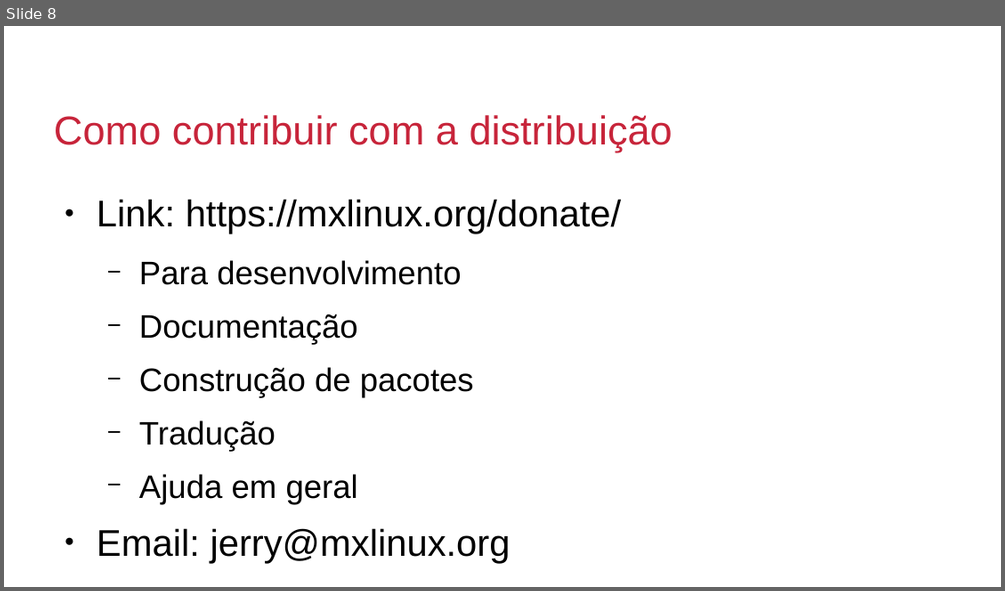
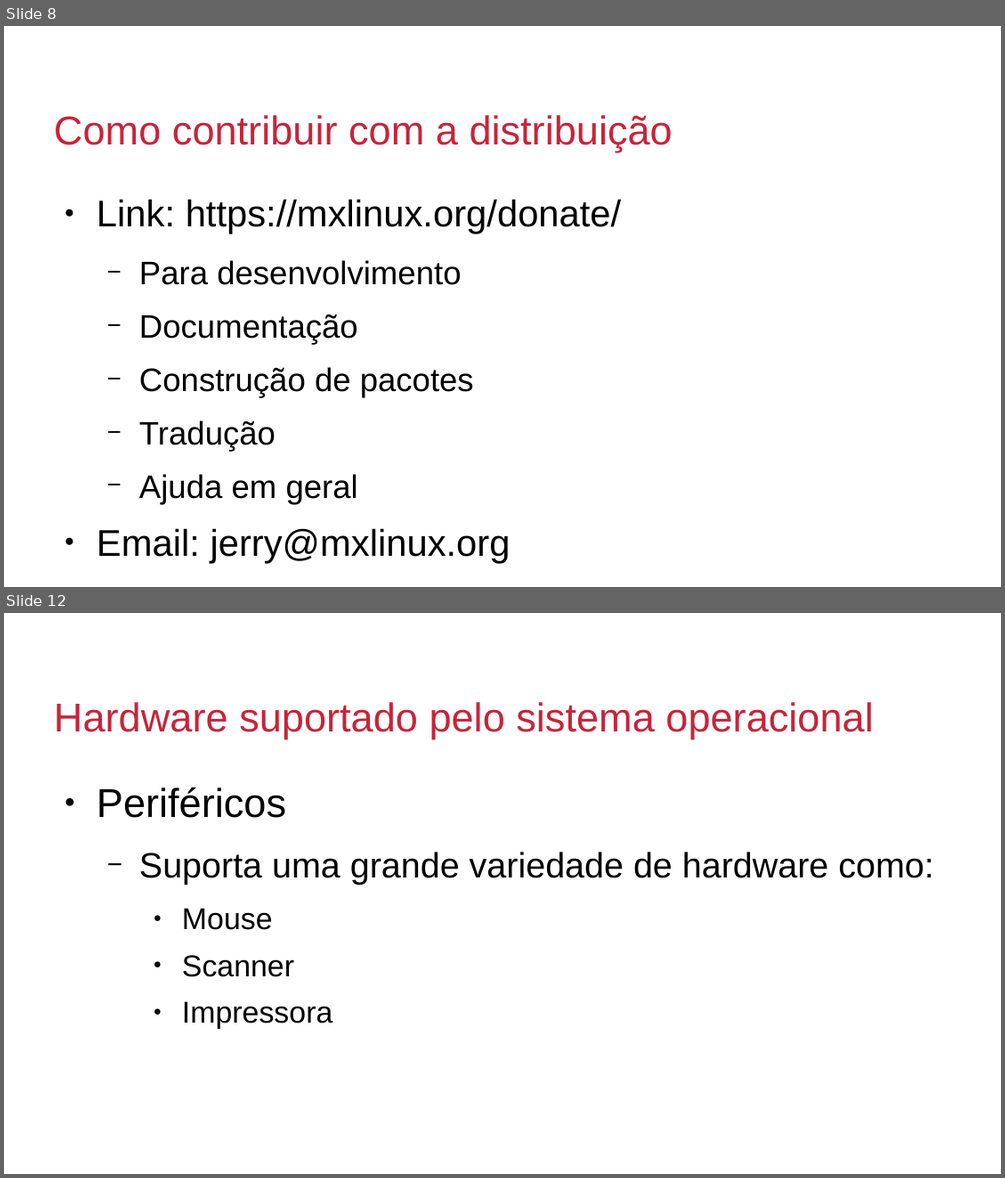
Before and after one commit to millerraycell/MillerRodrigo_Seminario_OS_rr_2019, a slide deck: apresentação.odp. Shown one above the other, each under a label of ours: slide 8 before the commit, slides 8 and 12 after it; the slides between them are not shown. The pictures are 1005x591 and 1005x1178 pixels, drawn with LibreOffice and Linux fonts; fonts in the diff are those of the drawing; background and template pictures are left out. Boxes give left, top, right and bottom in pixels: in the first picture for what was removed or moved away, otherwise in the second. Text is boxed around its words. In the diff, an @@ line names an element or a change of style, - is before the commit and + after.

```diff
--- a/apresentação.odp
+++ b/apresentação.odp
@@ slide 12 added at [4,613,1001,1174], background #FFFFFF; not listed: 3 template elements that a slide beside it also shows @@
@@ title added at [54,702,873,739], 32 pt, text #C7243A @@
+Hardware suportado pelo sistema operacional
@@ text added at [97,787,933,1029], 28 pt, text #000000 @@
+● Periféricos
+  − Suporta uma grande variedade de hardware como:
+    ● Mouse
+    ● Scanner
+    ● Impressora
```
Also in this commit, not shown: 2 slides changed, 5 other slides added.
